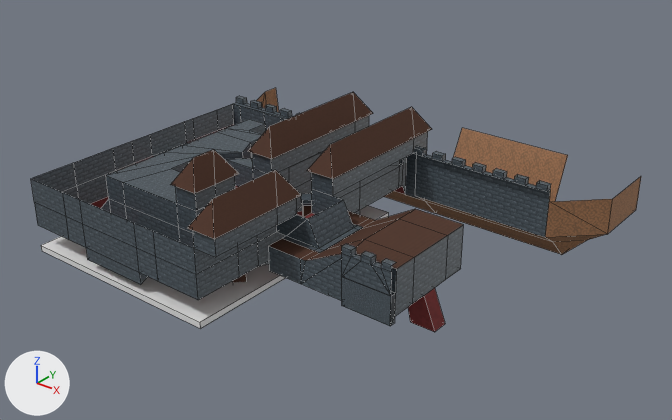
The Blender file Assets/World/Level1/Raw/Level1.blend, before and after one commit.
The view is the same before and after, from a camera (50 mm lens) standing at (86.1, -112.8, 65.9) and looking at (3.6, -9.7, 2.0). The lights are fixed; the arrows at lower left show +X, +Y and +Z. Mesh edges are drawn as thin lines.

The first picture shows 'HiddenDoor', 'Lava', 'Level1'.
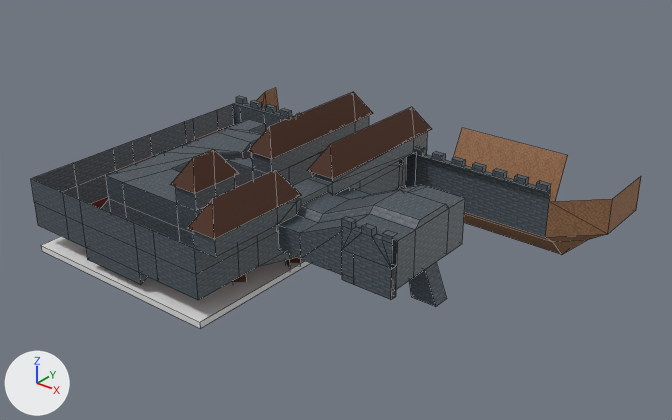
Where the change shows, as pixel boxes (x1, y1, x2, y2) in the pictures (672 x 420 px; the box of a moved part takes in the faces that stretch with it):
'Level1', reshaped (10% shorter)
    before: (31, 88, 641, 332)
    after: (31, 88, 641, 307)
'HiddenDoor', reshaped, moved (19% narrower, 8% shorter)
    before: (342, 277, 394, 326)
    after: (354, 255, 396, 300)
part 1 of me_level2, moved or reshaped
    before: (268, 172, 464, 332)
    after: (276, 138, 465, 307)
part 2 of me_level2_001, deleted
    before: (342, 277, 394, 326)
part 3 of me_level2_001, added
    after: (354, 255, 396, 300)

The change, as a list of edits to the scene's bpy script:
```text
Add mat_uv_wall:
    mat_uv_wall = principled_material('uv_Wall')
    mat_uv_wall.texture = img_tx_wall_black_200_png
Add mat_uv_planks:
    mat_uv_planks = bpy.data.materials.new('uv_Planks')
    # colours: grey #bcbcbc
    # uses the picture img_tx_plank_flooring_200_png
Change me_level2:
    used by ob_level1; location = (0.0, 0.0, 0.0)
    remove me_level2.from_pydata(...)  # 584 vertices, 505 faces, 3 loose edges; spans x -32.0..39.0, y -40.5..24.0, z -6.0..15.0
    remove me_level2.materials.append(mat_planks)
    add me_level2.from_pydata(...)  # 588 vertices, 523 faces, 3 loose edges; spans x -32.0..39.0, y -40.5..24.0, z -6.0..15.0
    me_level2 part 1: 7 vertices moved from x 6.0..20.8, y -28.0..-12.0, z 4.0..8.0 to x 8.0..22.0, y -28.0..-12.0, z 4.0..12.0; 87 vertices removed from x 4.0..30.0, y -29.0..-12.0, z -4.0..9.0; 91 vertices added at x 4.0..30.0, y -29.0..-12.0, z 0.0..13.0
    add me_level2.materials.append(mat_uv_planks)
    add me_level2.materials.append(mat_uv_wall)  # picture img_tx_wall_black_200_png
Change me_level2_001:
    used by ob_hiddendoor; location = (0.0, 0.0, 0.0)
    verts and faces of me_level2_001; kept vertices keep their numbers, new ones are numbered from 8
    before: 0 (28.0, -29.0, 0.0) at pixel (390, 326), 1 (20.0, -29.0, 0.0) at pixel (341, 305), 2 (28.0, -29.0, 4.5) at pixel (391, 296), 3 (20.0, -29.0, 4.5) at pixel (341, 276), 4 (22.0, -28.0, 1.0)
    before: 5 (28.0, -28.0, 1.0) at pixel (394, 316), 6 (22.0, -28.0, 4.5), 7 (28.0, -28.0, 4.5) at pixel (395, 293)
    remove me_level2_001.from_pydata(...)  # 8 vertices, 6 faces; spans x 20.0..28.0, y -29.0..-28.0, z 0.0..4.5
    remove me_level2_001.materials.append(mat_wall)
    add me_level2_001.from_pydata(...)  # 12 vertices, 10 faces; spans x -3.0..3.0, y 0.0..1.0, z 0.0..4.5
    me_level2_001 part 2
    add delete_vertices([*range(0, 8)])  # with the faces that use them
    me_level2_001 part 3
    12 vertices are added at x -3.0..3.0, y 0.0..1.0, z 0.0..4.5
    10 new faces join them
    add me_level2_001.materials.append(mat_uv_wall)  # picture img_tx_wall_black_200_png
Change ob_hiddendoor:
    ob_hiddendoor.location: (0.0, 0.0, 0.0) -> (25.0, -29.0, 4.0)
```
